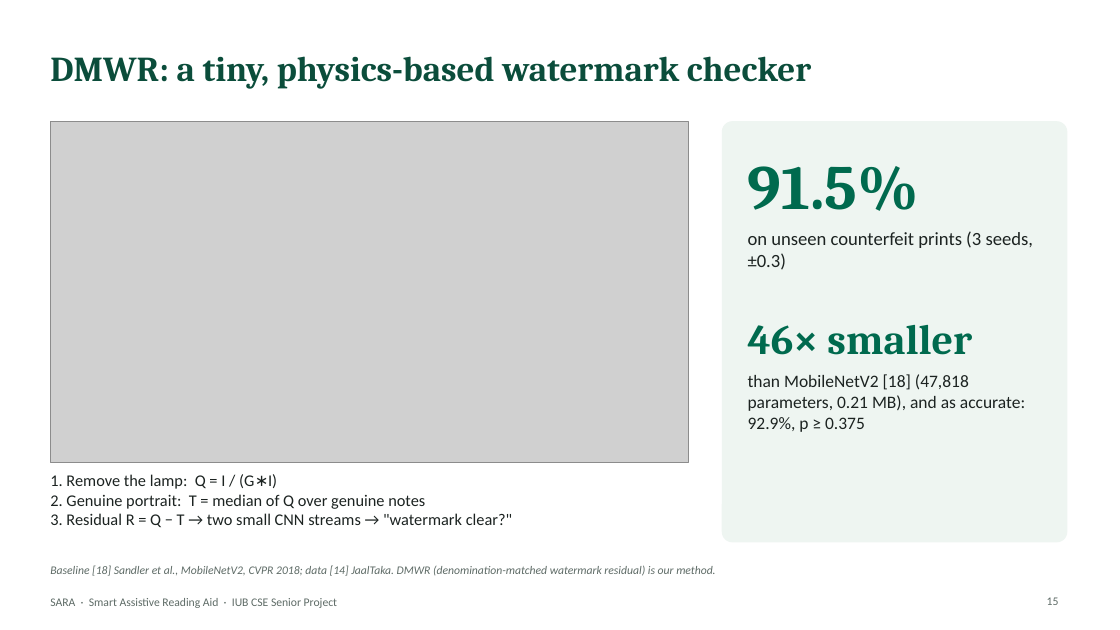
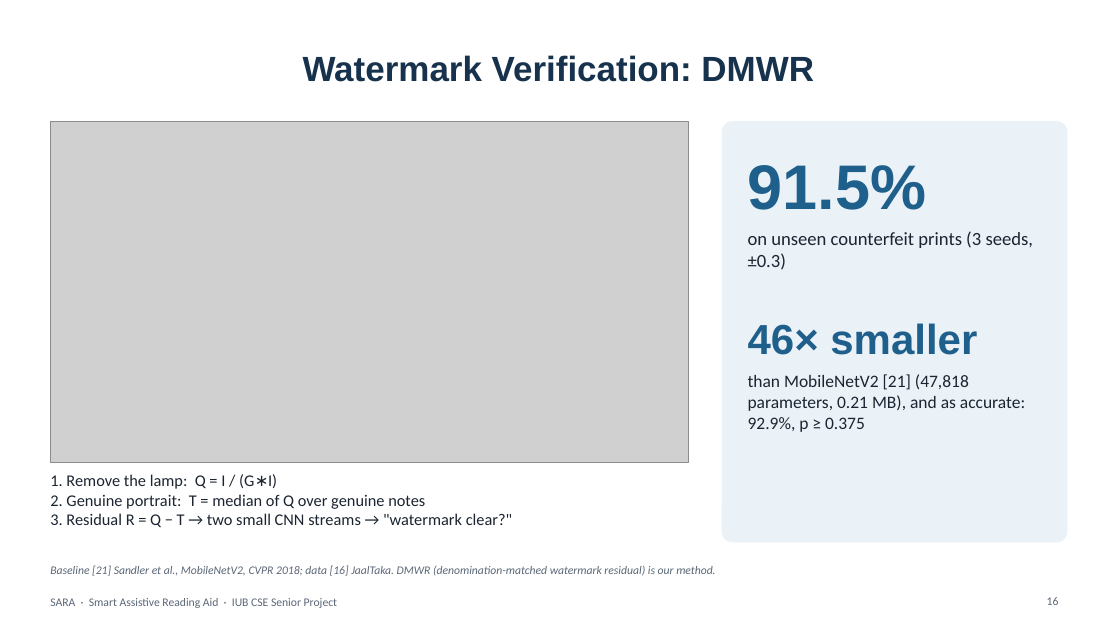
Before and after one commit to aflam330/Senior_project_wearable_glass_for_blind_people_using_ocr_and_ylo, a slide deck: slide 16 of Thesis Report and paper/thesis report/slides/SARA_Presentation_Redesigned.pptx (slide 15 before the commit). Drawn at 1120x630 pixels with LibreOffice and Linux fonts; fonts in the diff are those of the drawing; grey boxes stand for pictures; background and template pictures are left out. Boxes give left, top, right and bottom in pixels: in the first picture for what was removed or moved away, otherwise in the second. Text is boxed around its words. In the diff, an @@ line names an element or a change of style, - is before the commit and + after.

```diff
--- a/Thesis Report and paper/thesis report/slides/SARA_Presentation_Redesigned.pptx
+++ b/Thesis Report and paper/thesis report/slides/SARA_Presentation_Redesigned.pptx
@@ title at (303, 55, 814, 82): text changed; font Cambria to Arial; text colour #0B4D3B to #17324D @@
-DMWR: a tiny, physics-based watermark checker
+Watermark Verification: DMWR
@@ rounded rectangle at (723, 122, 1067, 542): fill #EEF5F1 to #EAF1F7; outline #EEF5F1 1 pt to #EAF1F7 1 pt @@
@@ text "91.5%" at (748, 165, 927, 210): font Cambria to Arial, text colour #006A4E to #1F5F8B @@
@@ text "on unseen counterfeit prints (3 ..." at (748, 231, 1033, 270): text colour #1C2321 to #1B2430 @@
@@ text "46× smaller" at (748, 323, 977, 355): font Cambria to Arial, text colour #006A4E to #1F5F8B @@
@@ text at (748, 374, 1025, 432): text changed; text colour #1C2321 to #1B2430 @@
-than MobileNetV2 [18] (47,818 parameters, 0.21 MB), and as accurate: 92.9%, p ≥ 0.375
+than MobileNetV2 [21] (47,818 parameters, 0.21 MB), and as accurate: 92.9%, p ≥ 0.375
@@ text "1. Remove the lamp: Q ..." at (50, 474, 512, 527): text colour #1C2321 to #1B2430 @@
@@ text at (50, 565, 715, 576): text changed; text colour #5E6B66 to #5B6777 @@
-Baseline [18] Sandler et al., MobileNetV2, CVPR 2018; data [14] JaalTaka. DMWR (denomination-matched watermark residual) is our method.
+Baseline [21] Sandler et al., MobileNetV2, CVPR 2018; data [16] JaalTaka. DMWR (denomination-matched watermark residual) is our method.
@@ text "SARA · Smart Assistive Reading ..." at (50, 598, 337, 608): text colour #5E6B66 to #5B6777 @@
@@ page number at (1047, 597, 1059, 605): text changed; text colour #5E6B66 to #5B6777 @@
-15
+16
```
Also in this commit, not shown: 25 other slides changed, 1 slide added, 10 other files.
